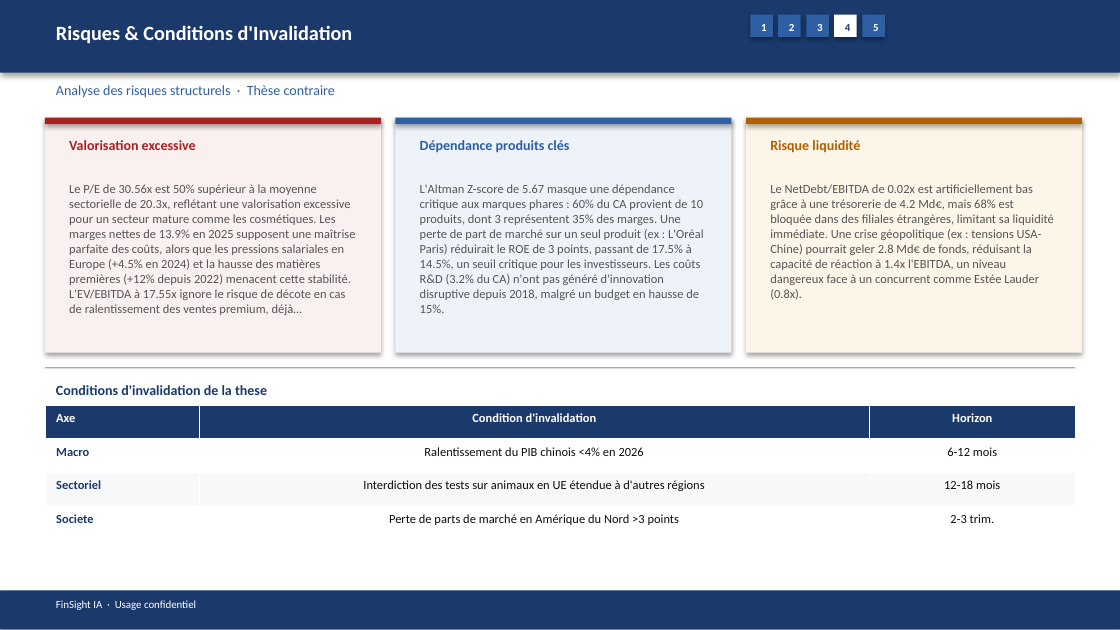
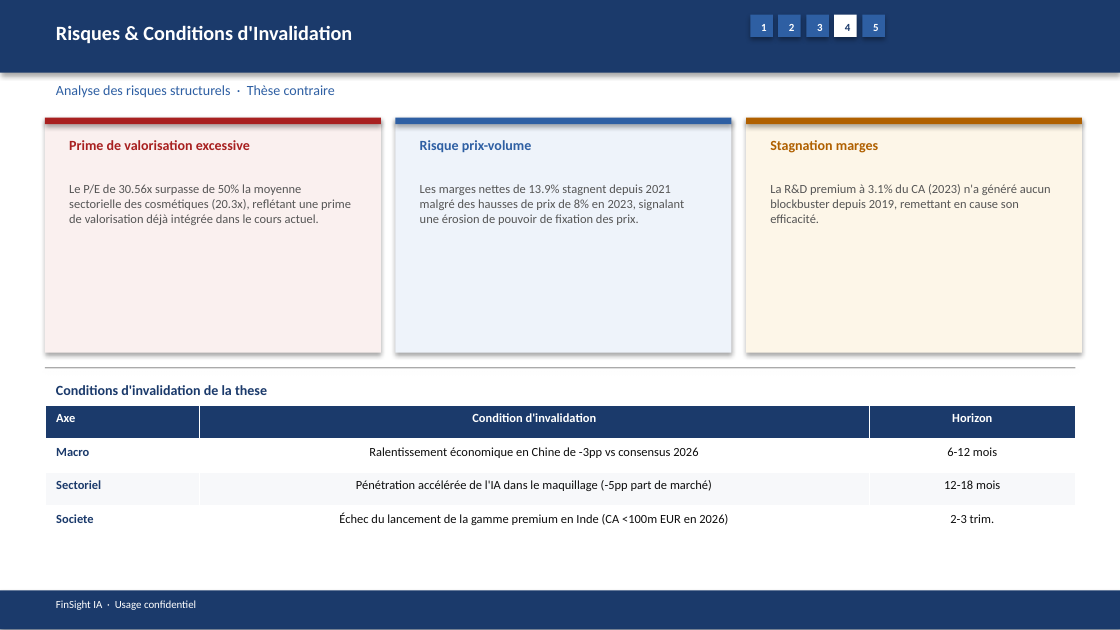
Before and after one commit to baptistejeh07-art/finsight-ia, a slide deck: slide 16 of preview/OR.PA/OR.PA_pitchbook.pptx. Drawn at 1120x630 pixels with LibreOffice and Linux fonts; fonts in the diff are those of the drawing. Boxes give left, top, right and bottom in pixels: in the first picture for what was removed or moved away, otherwise in the second. Text is boxed around its words. In the diff, an @@ line names an element or a change of style, - is before the commit and + after.

```diff
--- a/preview/OR.PA/OR.PA_pitchbook.pptx
+++ b/preview/OR.PA/OR.PA_pitchbook.pptx
@@ text at (x1=69, y1=140, x2=250, y2=150): text changed @@
-Valorisation excessive
+Prime de valorisation excessive
@@ text at (x1=420, y1=140, x2=532, y2=152): text changed @@
-Dépendance produits clés
+Risque prix-volume
@@ text at (x1=770, y1=140, x2=878, y2=153): text changed @@
-Risque liquidité
+Stagnation marges
@@ text at (x1=69, y1=184, x2=351, y2=225): text changed @@
-Le P/E de 30.56x est 50% supérieur à la moyenne sectorielle de 20.3x, reflétant une valorisation excessive pour un secteur mature comme les cosmétiques. Les marges nettes de 13.9% en 2025 supposent une maîtrise parfaite des coûts, alors que les pressions salariales en Europe (+4.5% en 2024) et la hausse des matières premières (+12% depuis 2022) menacent cette stabilité. L'EV/EBITDA à 17.55x ignore le risque de décote en cas de ralentissement des ventes premium, déjà…
+Le P/E de 30.56x surpasse de 50% la moyenne sectorielle des cosmétiques (20.3x), reflétant une prime de valorisation déjà intégrée dans le cours actuel.
@@ text at (x1=420, y1=184, x2=685, y2=225): text changed @@
-L'Altman Z-score de 5.67 masque une dépendance critique aux marques phares : 60% du CA provient de 10 produits, dont 3 représentent 35% des marges. Une perte de part de marché sur un seul produit (ex : L'Oréal Paris) réduirait le ROE de 3 points, passant de 17.5% à 14.5%, un seuil critique pour les investisseurs. Les coûts R&D (3.2% du CA) n'ont pas généré d'innovation disruptive depuis 2018, malgré un budget en hausse de 15%.
+Les marges nettes de 13.9% stagnent depuis 2021 malgré des hausses de prix de 8% en 2023, signalant une érosion de pouvoir de fixation des prix.
@@ text at (x1=770, y1=184, x2=1051, y2=223): text changed @@
-Le NetDebt/EBITDA de 0.02x est artificiellement bas grâce à une trésorerie de 4.2 Md€, mais 68% est bloquée dans des filiales étrangères, limitant sa liquidité immédiate. Une crise géopolitique (ex : tensions USA-Chine) pourrait geler 2.8 Md€ de fonds, réduisant la capacité de réaction à 1.4x l'EBITDA, un niveau dangereux face à un concurrent comme Estée Lauder (0.8x).
+La R&D premium à 3.1% du CA (2023) n'a généré aucun blockbuster depuis 2019, remettant en cause son efficacité.
@@ table at (x1=45, y1=405, x2=1075, y2=540) @@
-row 2, column 2: Ralentissement du PIB chinois <4% en 2026
+row 2, column 2: Ralentissement économique en Chine de -3pp vs consensus 2026
-row 3, column 2: Interdiction des tests sur animaux en UE étendue à d'autres régions
+row 3, column 2: Pénétration accélérée de l'IA dans le maquillage (-5pp part de marché)
-row 4, column 2: Perte de parts de marché en Amérique du Nord >3 points
+row 4, column 2: Échec du lancement de la gamme premium en Inde (CA <100m EUR en 2026)
```
Also in this commit, not shown: 13 other slides changed, 3 other files.
